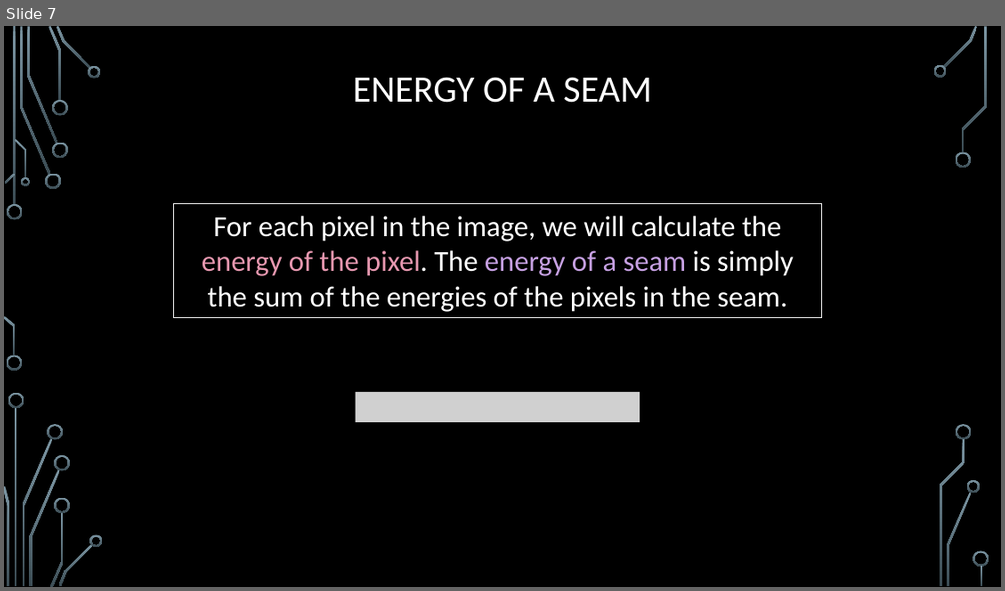
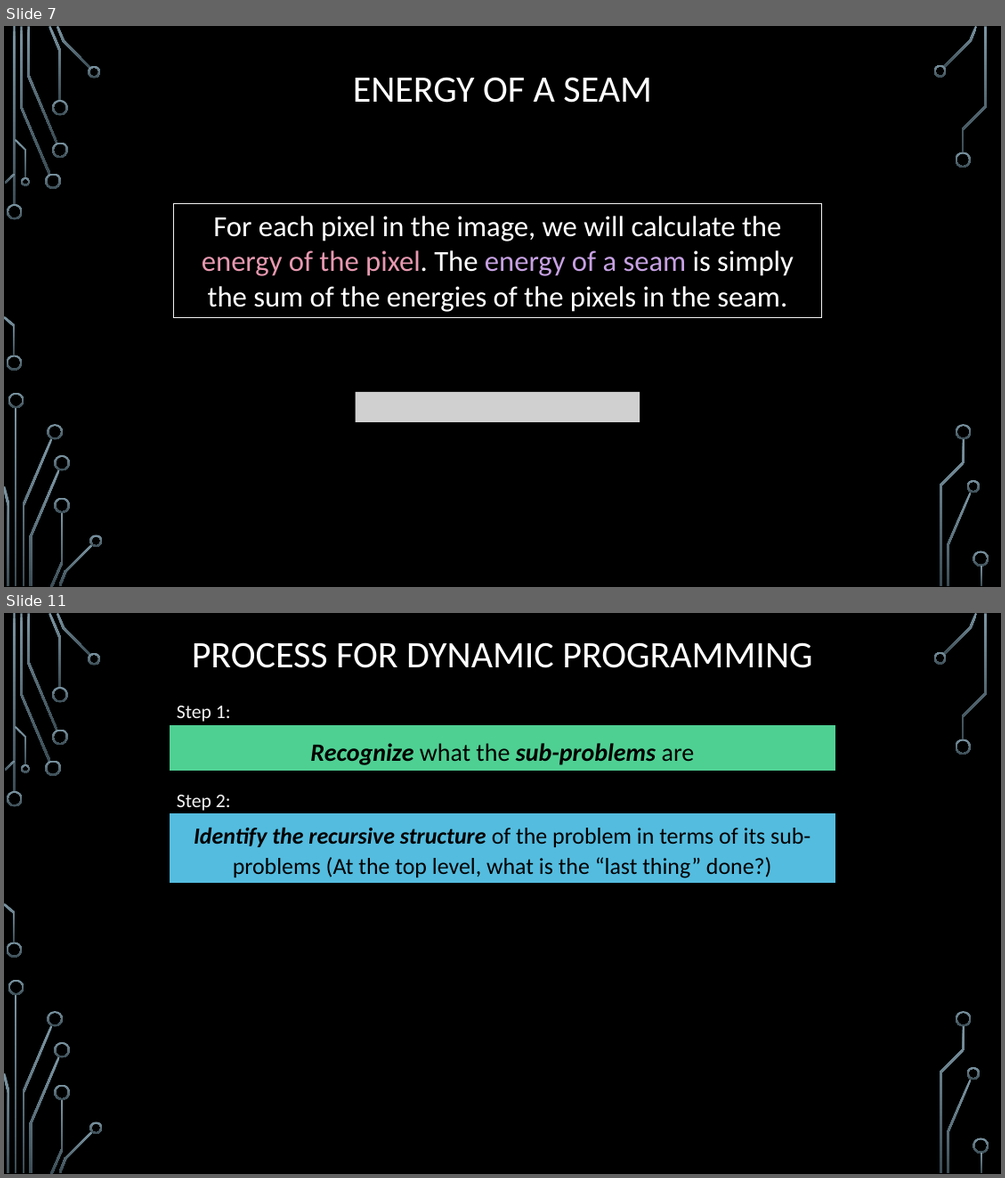
Before and after one commit to markfloryan/dsa2, a slide deck: slides/05-6-SeamCarving.pptx. Shown one above the other, each under a label of ours: slide 7 before the commit, slides 7 and 11 after it; the slides between them are not shown. The pictures are 1005x591 and 1005x1178 pixels, drawn with LibreOffice and Linux fonts; fonts in the diff are those of the drawing; grey boxes stand for pictures; background and template pictures are left out. Boxes give left, top, right and bottom in pixels: in the first picture for what was removed or moved away, otherwise in the second. Text is boxed around its words. In the diff, an @@ line names an element or a change of style, - is before the commit and + after.

```diff
--- a/slides/05-6-SeamCarving.pptx
+++ b/slides/05-6-SeamCarving.pptx
@@ slide 11 added at (4, 613, 1001, 1174), background picture (left out); not listed: 36 template elements that a slide beside it also shows @@
@@ title added at (192, 642, 812, 668), 36 pt, text #FFFFFF @@
+PROCESS FOR DYNAMIC PROGRAMMING
@@ text added at (177, 706, 231, 722), 18.6 pt, text #F2F2F2 @@
+Step 1:
@@ rectangle added at (170, 725, 836, 771), fill #4FD093, outline #000000 0.75 pt, 24 pt, text #000000, bold, italic @@
+Recognize what the sub-problems are
@@ text added at (177, 795, 231, 811), 18.6 pt, text #F2F2F2 @@
+Step 2:
@@ rectangle added at (170, 813, 836, 884), fill #54BCDF, outline #000000 0.75 pt, 22.2 pt, text #000000 @@
+Identify the recursive structure of the problem in terms of its sub-problems (At the top level, what is the “last thing” done?)
```
Also in this commit, not shown: 1 slide changed, 16 other slides added, 8 other files.
